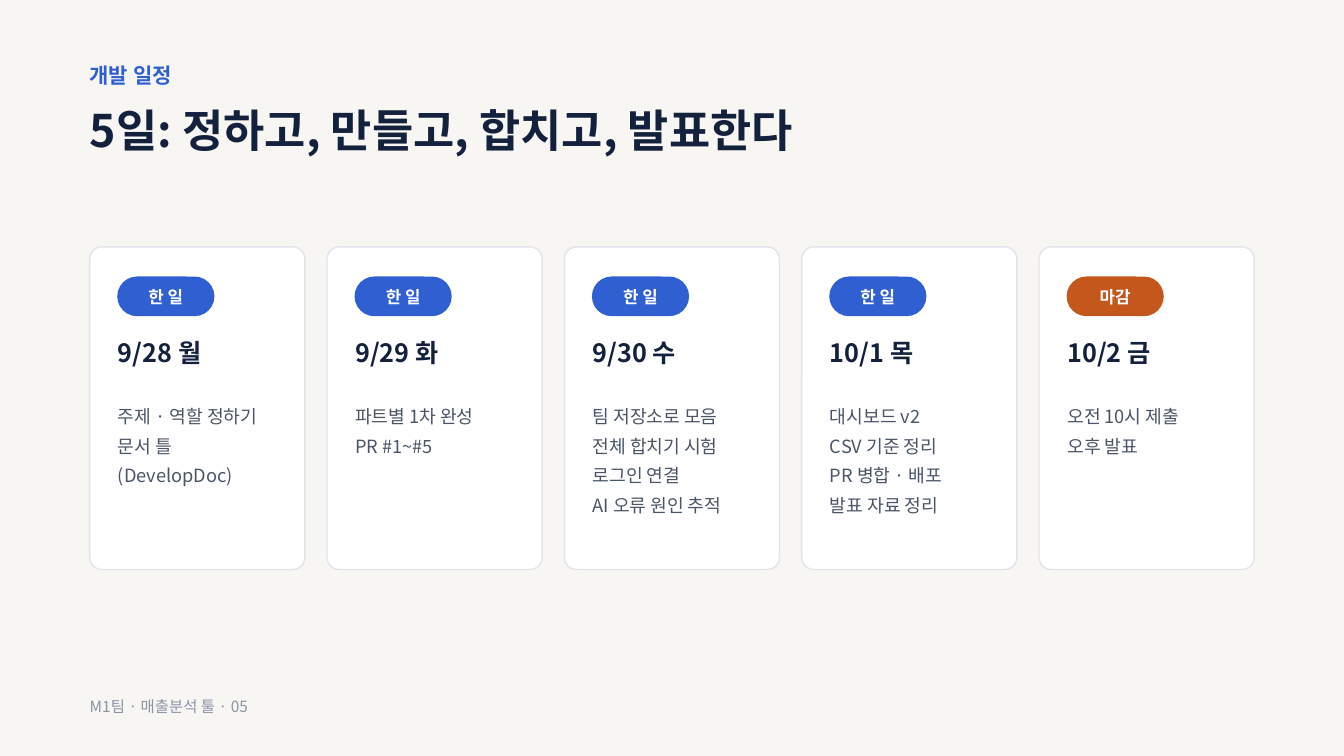
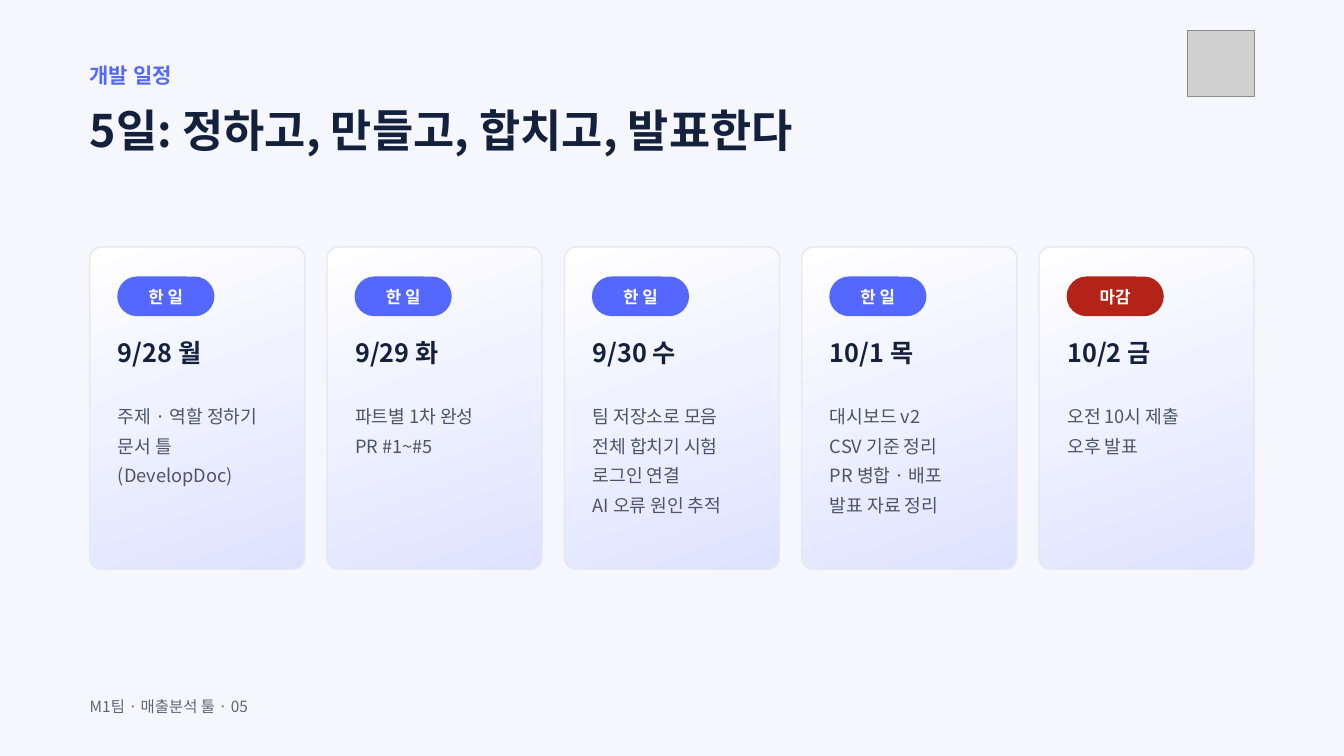
Before and after one commit to ctaleez51-art/sales-analysis, a slide deck: slide 5 of docs/presentation/M1_presentation_draft_v0.1.pptx. Drawn at 1344x756 pixels with LibreOffice and Linux fonts; fonts in the diff are those of the drawing; grey boxes stand for pictures. Boxes give left, top, right and bottom in pixels: in the first picture for what was removed or moved away, otherwise in the second. Text is boxed around its words. In the diff, an @@ line names an element or a change of style, - is before the commit and + after.

```diff
--- a/docs/presentation/M1_presentation_draft_v0.1.pptx
+++ b/docs/presentation/M1_presentation_draft_v0.1.pptx
@@ background #F7F6F2 to #F5F7FC @@
@@ picture added at bbox=[1188, 30, 1254, 97] @@
@@ text "개발 일정" at bbox=[90, 65, 172, 85]: text colour #2F5FD0 to #5468FF @@
@@ fill #FFFFFF to gradient #FFFFFF to #F0F2FF to #DDE3FF; outline #E1E4EA 1 pt to #E5E9F2 1 pt in 5 elements at bbox=[90, 247, 304, 570], bbox=[327, 247, 541, 570], bbox=[565, 247, 779, 570], bbox=[802, 247, 1016, 570], bbox=[1040, 247, 1254, 570] @@
@@ fill #2F5FD0 to #5468FF; outline #2F5FD0 1 pt to #5468FF 1 pt in 4 elements at bbox=[118, 277, 214, 316], bbox=[355, 277, 451, 316], bbox=[593, 277, 689, 316], bbox=[830, 277, 926, 316] @@
@@ rounded rectangle at bbox=[1068, 277, 1164, 316]: fill #C4581C to #B42318; outline #C4581C 1 pt to #B42318 1 pt @@
@@ text "M1팀 · 매출분석 툴 · ..." at bbox=[90, 699, 248, 713]: text colour #8A93A6 to #5B6478 @@
```
Also in this commit, not shown: 13 other slides changed, 3 other files.
